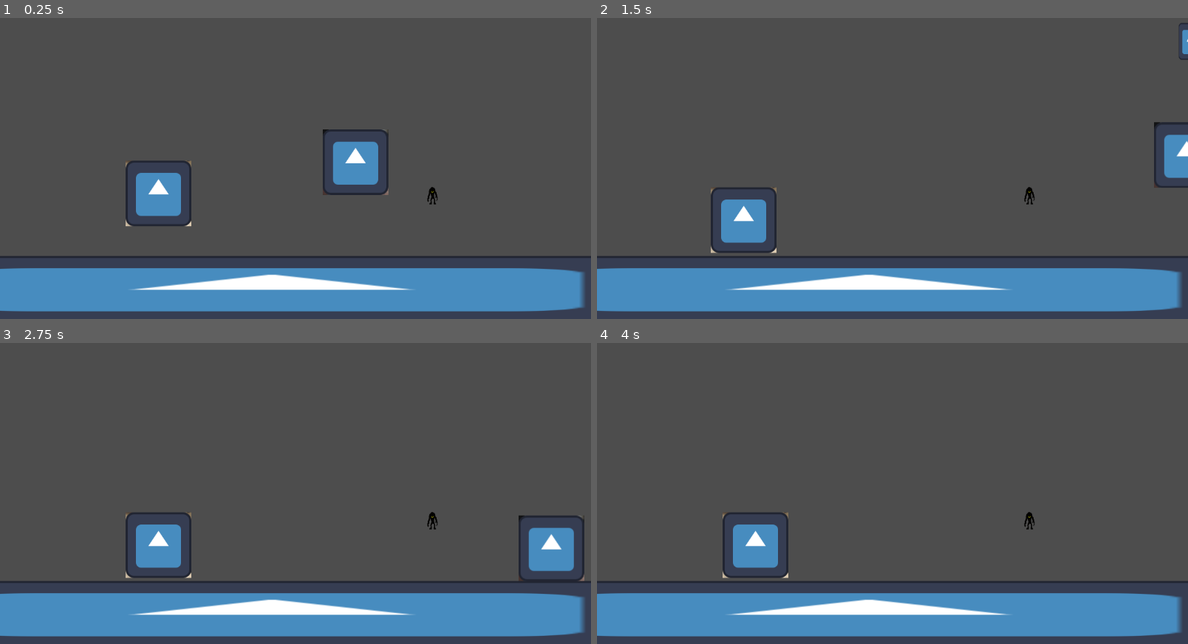
Above: before the commit, frames 1-4 (two rows, left to right).
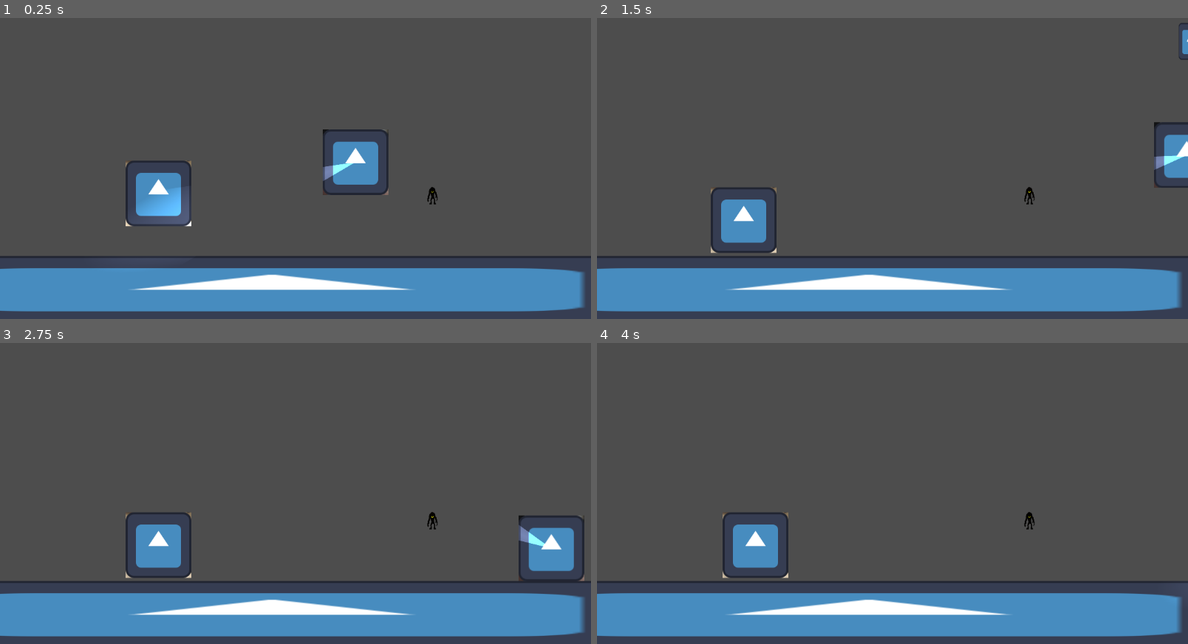
Above: after the commit, the same moments.

Repository: Makelfy/project-fire-and-water
Game: Godot game, scene res://scenes/monster-testing.tscn
Two runs of this game, one before a commit and one after it. Both use one fixed random seed, a clock stepped at 60 frames per second and the inputs below. The engine's default icon, where the game draws it, is replaced by a stand-in: a white triangle on a blue panel in a dark square.
Inputs (mouse positions are in pixels of both pictures, inside the frame that each line leads up to):
- Up to frame 1 (0.25 s): no input
- Up to frame 2 (1.5 s): move the mouse to (1022, 135) at 0.52 s; hold Right (ui_right) from 0.53 s (still down); tap Space (attack) at 0.6 s; tap Up (up1) at 0.77 s; move the mouse to (774, 168) at 1.27 s; tap A (left2) at 1.35 s
- Up to frame 3 (2.75 s): tap Up (up1) at 1.52 s; move the mouse to (354, 406) at 2.02 s; release Right (ui_right) at 2.03 s; hold Left (ui_left) from 2.03 s (still down); tap D (right2) at 2.1 s
- Up to frame 4 (4 s): move the mouse to (862, 544) at 2.77 s; release Left (ui_left) at 2.78 s; hold Right (ui_right) from 2.78 s (still down); tap W (up2) at 2.85 s; tap Up (up1) at 3.02, 3.77 s; move the mouse to (1069, 526) at 3.52 s; tap Space (attack) at 3.6 s

The runs differ from the first frame. In frame 1, 0.9% of the frame differs, in the area x 21-60%, y 48-70%; in frame 2, 0.1%; in frame 3, 0.1%; in frame 4, less than 0.1%.

Commit message:
add flashlight hitbox

Diff:
--- /dev/null
+++ b/character_body_2d.tscn
@@ -0,0 +1,23 @@
+[gd_scene format=3 uid="uid://bpkwbl76jf1ps"]
+
+[ext_resource type="Texture2D" uid="uid://rywgr1trs0kn" path="res://icon.svg" id="1_f50pn"]
+
+[sub_resource type="RectangleShape2D" id="RectangleShape2D_ij6vw"]
+size = Vector2(190.5, 126.5)
+
+[sub_resource type="OccluderPolygon2D" id="OccluderPolygon2D_f50pn"]
+polygon = PackedVector2Array(59.1, -64, -59, -64, -63.8, -59, -64, 61, -60.3, 64, 59.6, 64, 63.9, 59, 64, -61.1)
+
+[node name="CharacterBody2D" type="CharacterBody2D" unique_id=1216632362]
+
+[node name="Sprite2D" type="Sprite2D" parent="." unique_id=1002494595]
+position = Vector2(-2, 5)
+texture = ExtResource("1_f50pn")
+
+[node name="CollisionShape2D" type="CollisionShape2D" parent="." unique_id=758679518]
+position = Vector2(29.75, 4.75)
+shape = SubResource("RectangleShape2D_ij6vw")
+
+[node name="LightOccluder2D" type="LightOccluder2D" parent="." unique_id=1139643452]
+position = Vector2(-2, 5)
+occluder = SubResource("OccluderPolygon2D_f50pn")
--- /dev/null
+++ b/emmisive_material.tres
@@ -0,0 +1,4 @@
+[gd_resource type="StandardMaterial3D" format=3 uid="uid://wd4nqikppatb"]
+
+[resource]
+emission_enabled = true
--- /dev/null
+++ b/main.tscn
@@ -0,0 +1,13 @@
+[gd_scene format=3 uid="uid://ddjui5oth8660"]
+
+[sub_resource type="CurveTexture" id="CurveTexture_7dm0k"]
+
+[node name="Main" type="Node2D" unique_id=1951885342]
+
+[node name="CanvasModulate" type="CanvasModulate" parent="." unique_id=65393815]
+color = Color(0.048384607, 0.084322415, 0.08841818, 1)
+
+[node name="PointLight2D" type="PointLight2D" parent="." unique_id=2123585814]
+energy = 2.35
+texture = SubResource("CurveTexture_7dm0k")
+texture_scale = 2.32
--- /dev/null
+++ b/new_shader_material.tres
@@ -0,0 +1,3 @@
+[gd_resource type="ShaderMaterial" format=3 uid="uid://bftasaipljogr"]
+
+[resource]
--- /dev/null
+++ b/scenes/flashlight.gd
@@ -0,0 +1,20 @@
+extends Area2D
+
+
+# Called when the node enters the scene tree for the first time.
+func _ready() -> void:
+	pass # Replace with function body.
+
+
+# Called every frame. 'delta' is the elapsed time since the previous frame.
+func _process(delta: float) -> void:
+	pass
+func _physics_process(delta: float) -> void:
+	rotateToMouse()
+
+var rotationSpeed = .2
+
+func rotateToMouse():
+	var direction = (get_viewport().get_mouse_position() - global_position)
+	var angleTo = transform.x.angle_to(direction)
+	rotate(sign(angleTo) * min(rotationSpeed, abs(angleTo)))
--- a/scenes/main.tscn
+++ b/scenes/main.tscn
@@ -1,3 +1,42 @@
 [gd_scene format=3 uid="uid://d4napowrdwstm"]
 
+[ext_resource type="PackedScene" uid="uid://cbri65q50s534" path="res://scenes/enemy.tscn" id="1_o5qli"]
+[ext_resource type="Texture2D" uid="uid://cx6od42bj8bjs" path="res://2d_lights_and_shadows_neutral_point_light.webp" id="2_0wfyh"]
+[ext_resource type="Texture2D" uid="uid://djd1303uyfhgl" path="res://flashlight.jpg" id="3_sugp2"]
+[ext_resource type="Script" uid="uid://rot75lxe0tp" path="res://scenes/point_light_2d_2.gd" id="4_jyhfs"]
+
+[sub_resource type="OccluderPolygon2D" id="OccluderPolygon2D_0wfyh"]
+polygon = PackedVector2Array(658, 384, 529, 398, 529, 481, 649, 504)
+
 [node name="Main" type="Node2D" unique_id=522975545]
+
+[node name="CanvasModulate" type="CanvasModulate" parent="." unique_id=1752052891]
+color = Color(0.00055431953, 0.0007879026, 0.0014660568, 1)
+
+[node name="Polygon2D" type="Polygon2D" parent="." unique_id=351469162]
+polygon = PackedVector2Array(0, 648, 1152, 648, 1152, 0, 0, 0)
+
+[node name="Enemy" parent="." unique_id=1901609634 instance=ExtResource("1_o5qli")]
+position = Vector2(283, 310)
+
+[node name="PointLight2D" type="PointLight2D" parent="." unique_id=194177348]
+position = Vector2(108.00006, 733)
+scale = Vector2(3.6875002, 3.6113281)
+energy = 0.75
+shadow_enabled = true
+texture = ExtResource("2_0wfyh")
+
+[node name="LightOccluder2D" type="LightOccluder2D" parent="." unique_id=543397316]
+occluder = SubResource("OccluderPolygon2D_0wfyh")
+
+[node name="PointLight2D2" type="PointLight2D" parent="." unique_id=1013595015]
+position = Vector2(678, 270.00003)
+rotation = 0.3926991
+scale = Vector2(6.5452347, 6.797323)
+skew = 0.7853982
+energy = 1.16
+shadow_enabled = true
+texture = ExtResource("3_sugp2")
+offset = Vector2(49, -49)
+texture_scale = 0.71
+script = ExtResource("4_jyhfs")
--- a/scenes/player_2.tscn
+++ b/scenes/player_2.tscn
@@ -1,13 +1,16 @@
-[gd_scene format=3 uid="uid://ctvyv02di7av0"]
+[gd_scene format=3 uid="uid://bh8t3lwtdxfk6"]
 
 [ext_resource type="Script" uid="uid://opem2o1funvr" path="res://scripts/player_2.gd" id="1_l6tho"]
 [ext_resource type="Texture2D" uid="uid://b04bxt2k1mpkn" path="res://assets/images/player2.png" id="2_s551d"]
+[ext_resource type="Script" uid="uid://b6dsyinuos1n0" path="res://scenes/flashlight.gd" id="3_0mr0g"]
+[ext_resource type="Texture2D" uid="uid://djd1303uyfhgl" path="res://flashlight.jpg" id="3_oc1kf"]
+[ext_resource type="Script" uid="uid://rot75lxe0tp" path="res://scenes/point_light_2d_2.gd" id="4_0mr0g"]
 
 [sub_resource type="RectangleShape2D" id="RectangleShape2D_s551d"]
 size = Vector2(112, 112)
 
-[sub_resource type="CircleShape2D" id="CircleShape2D_8xjnt"]
-radius = 384.083
+[sub_resource type="ConvexPolygonShape2D" id="ConvexPolygonShape2D_0mr0g"]
+points = PackedVector2Array(352, -144, 0, 0, 384, 0, 496, -80, 480, -144)
 
 [node name="player2" type="CharacterBody2D" unique_id=1334981847 groups=["player"]]
 collision_layer = 4
@@ -23,9 +26,20 @@
 shape = SubResource("RectangleShape2D_s551d")
 
 [node name="Flashlight" type="Area2D" parent="." unique_id=1799650891 groups=["player"]]
+script = ExtResource("3_0mr0g")
+
+[node name="PointLight2D2" type="PointLight2D" parent="Flashlight" unique_id=1543392118]
+scale = Vector2(4, 4.154)
+skew = 1.1780972
+energy = 1.2
+shadow_enabled = true
+texture = ExtResource("3_oc1kf")
+offset = Vector2(49, -49)
+texture_scale = 0.71
+script = ExtResource("4_0mr0g")
 
 [node name="CollisionShape2D" type="CollisionShape2D" parent="Flashlight" unique_id=1745057637]
-shape = SubResource("CircleShape2D_8xjnt")
+shape = SubResource("ConvexPolygonShape2D_0mr0g")
 
 [node name="Timer" type="Timer" parent="." unique_id=405105296]
 wait_time = 3.0
--- /dev/null
+++ b/scenes/point_light_2d_2.gd
@@ -0,0 +1,11 @@
+extends PointLight2D
+
+
+# Called when the node enters the scene tree for the first time.
+func _ready() -> void:
+	pass # Replace with function body.
+
+
+# Called every frame. 'delta' is the elapsed time since the previous frame.
+func _process(delta: float) -> void:
+	pass
--- a/scenes/test_scene.tscn
+++ b/scenes/test_scene.tscn
@@ -9,6 +9,11 @@
 
 [node name="TestScene" type="StaticBody2D" unique_id=348861856]
 position = Vector2(560, 640)
+
+[node name="CanvasModulate" type="CanvasModulate" parent="." unique_id=226177707]
+position = Vector2(16.000122, -316)
+scale = Vector2(0.25599992, 0.21066669)
+color = Color(0.100694425, 0.14963722, 0.1292808, 1)
 
 [node name="CollisionShape2D" type="CollisionShape2D" parent="." unique_id=295182384]
 shape = SubResource("WorldBoundaryShape2D_7ddre")
Binary file added: 2d_lights_and_shadows_neutral_point_light.webp
Not shown, added: 2d_lights_and_shadows_neutral_point_light.webp.import
Binary file added: flashlight.jpg
Not shown, added: flashlight.jpg.import
Binary file added: flashlight.webp
Not shown, added: flashlight.webp.import
Not shown: 1 places in scenes/enemy.tscn that only renumber resources
Not shown, added: scenes/flashlight.gd.uid
Not shown, added: scenes/point_light_2d_2.gd.uid
Not shown: 1 places in scenes/test_scene.tscn that only renumber resources
